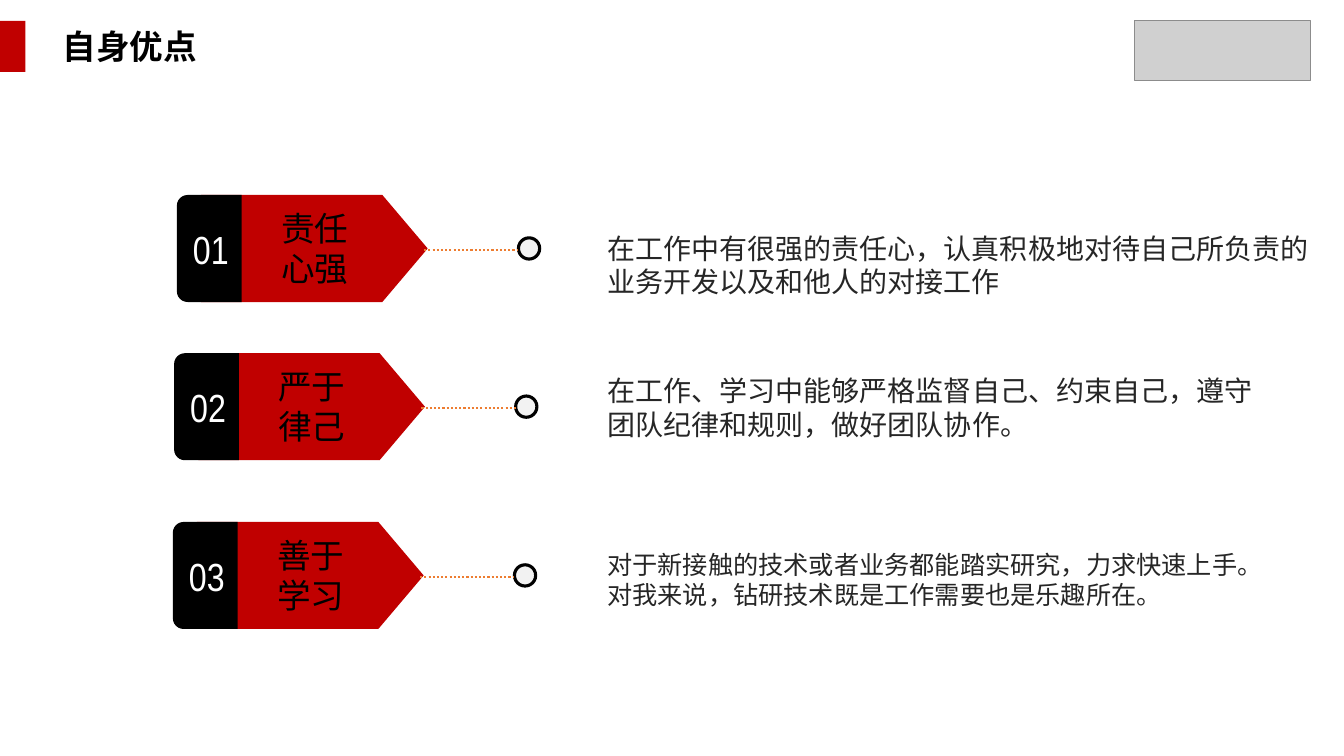
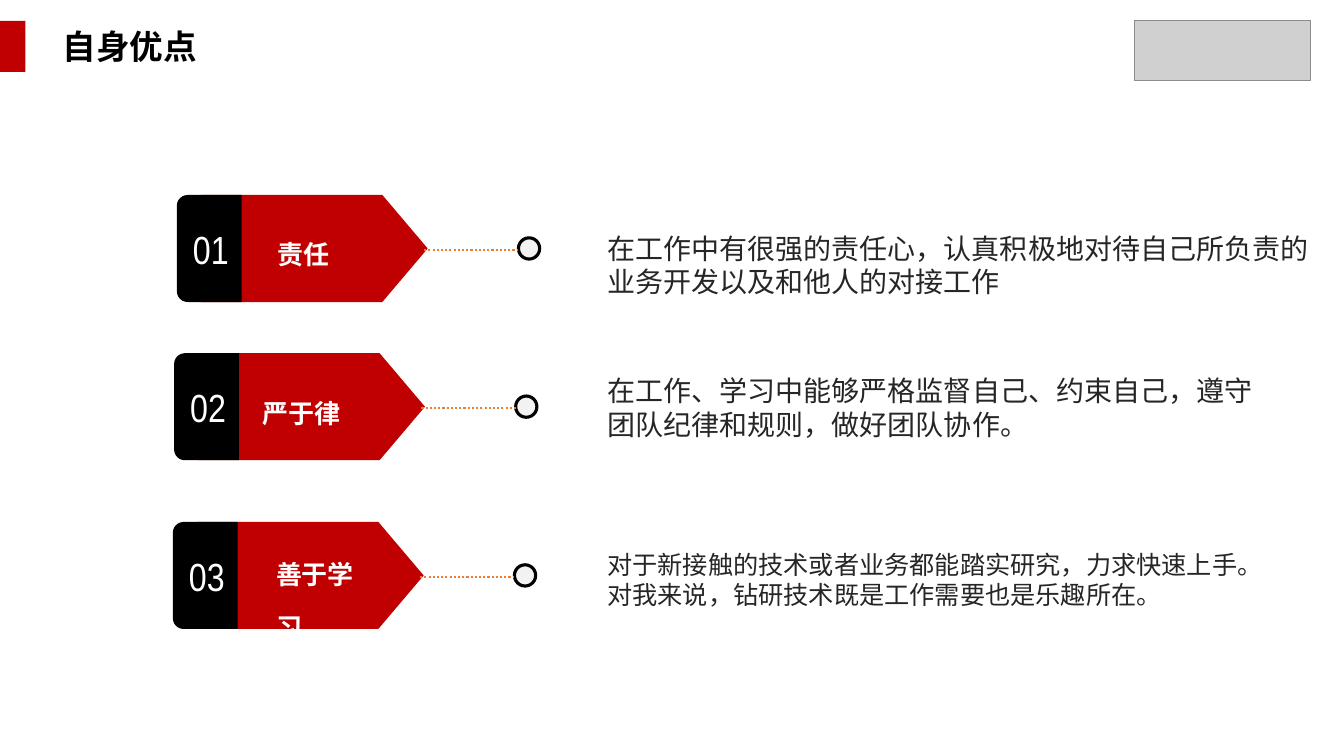
Before and after one commit to WakingFox/myself, a slide deck: slide 11 of 转正述职/王贵成转正述职报告.pptx. Drawn at 1344x756 pixels with LibreOffice and Linux fonts; fonts in the diff are those of the drawing; grey boxes stand for pictures; background and template pictures are left out. Boxes give left, top, right and bottom in pixels: in the first picture for what was removed or moved away, otherwise in the second. Text is boxed around its words. In the diff, an @@ line names an element or a change of style, - is before the commit and + after.

```diff
--- a/转正述职/王贵成转正述职报告.pptx
+++ b/转正述职/王贵成转正述职报告.pptx
@@ text "责任" at box(278, 242, 330, 337): size 24 to 32 pt, font Noto Sans CJK SC to Arial, text colour #000000 to #FFFFFF, now subscript, bold on; alignment left to centre; line spacing 1 to 1.2 @@
@@ text "责任": place and size @@
-text "责任" at box(281, 212, 348, 284)
+text "责任" at box(278, 242, 330, 337)
@@ text "严于律己": place and size @@
-text "严于律己" at box(278, 372, 345, 442)
+text "严于律己" at box(263, 401, 341, 495)
@@ text "严于律己" at box(263, 401, 341, 495): size 24 to 32 pt, font Noto Sans CJK SC to Arial, text colour #000000 to #FFFFFF, now subscript, bold on; alignment left to centre; line spacing 1 to 1.2 @@
@@ text "善于学习" at box(276, 562, 354, 629): size 24 to 32 pt, font Noto Sans CJK SC to Arial, text colour #000000 to #FFFFFF, now subscript, bold on @@
```
Also in this commit, not shown: 15 other slides changed, 2 slides added.
